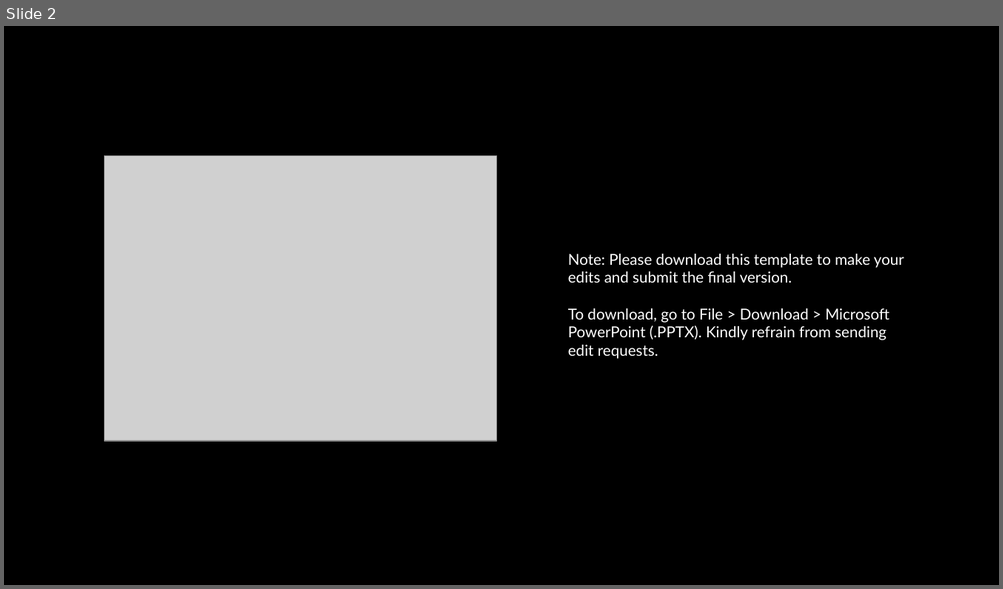
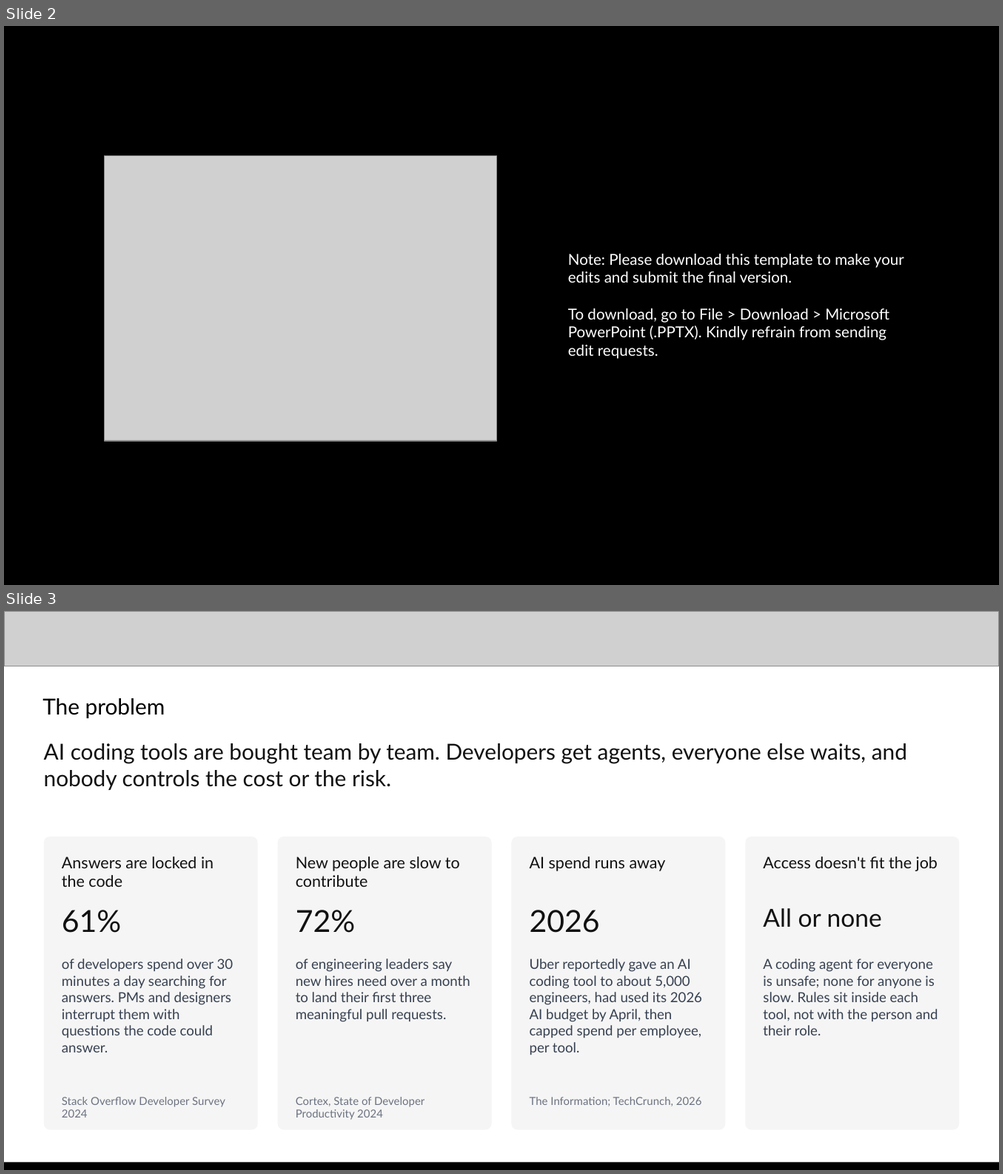
Before and after one commit to praveensaharan/RoleSpace, a slide deck: docs/deck/RoleSpace-AI-Builder-Cup-submission.pptx. Shown one above the other, each under a label of ours: slide 2 before the commit, slides 2 and 3 after it. The pictures are 1003x589 and 1003x1174 pixels, drawn with LibreOffice and Linux fonts; fonts in the diff are those of the drawing; grey boxes stand for pictures. Boxes give left, top, right and bottom in pixels: in the first picture for what was removed or moved away, otherwise in the second. Text is boxed around its words. In the diff, an @@ line names an element or a change of style, - is before the commit and + after.

Commit message:
[modify] pull requests opened and add privacy and terms pages

```diff
--- a/docs/deck/RoleSpace-AI-Builder-Cup-submission.pptx
+++ b/docs/deck/RoleSpace-AI-Builder-Cup-submission.pptx
@@ slide 3 added at box(4, 611, 999, 1170), background #FFFFFF @@
@@ picture added at box(4, 611, 999, 666) @@
@@ text added at box(42, 698, 165, 718), 16 pt, text #000000 @@
+The problem
@@ text added at box(44, 743, 907, 790), 16 pt, text #111111 @@
+AI coding tools are bought team by team. Developers get agents, everyone else waits, and nobody controls the cost or the risk.
@@ rounded rectangle added at box(44, 837, 258, 1130), fill #F5F5F5 @@
@@ rounded rectangle added at box(278, 837, 492, 1130), fill #F5F5F5 @@
@@ rounded rectangle added at box(511, 837, 725, 1130), fill #F5F5F5 @@
@@ rounded rectangle added at box(745, 837, 959, 1130), fill #F5F5F5 @@
@@ text added at box(62, 857, 213, 887), 11.5 pt, text #111111 @@
+Answers are locked in the code
@@ text added at box(296, 857, 460, 887), 11.5 pt, text #111111 @@
+New people are slow to contribute
@@ text added at box(529, 857, 666, 871), 11.5 pt, text #111111 @@
+AI spend runs away
@@ text added at box(762, 857, 937, 871), 11.5 pt, text #111111 @@
+Access doesn't fit the job
@@ text added at box(62, 910, 121, 933), 22 pt, text #111111 @@
+61%
@@ text added at box(296, 910, 355, 933), 22 pt, text #111111 @@
+72%
@@ text added at box(529, 910, 600, 933), 22 pt, text #111111 @@
+2026
@@ text added at box(762, 908, 882, 928), 18 pt, text #111111 @@
+All or none
@@ text added at box(62, 959, 233, 1053), 10 pt, text #374151 @@
+of developers spend over 30 minutes a day searching for answers. PMs and designers interrupt them with questions the code could answer.
@@ text added at box(296, 959, 470, 1022), 10 pt, text #374151 @@
+of engineering leaders say new hires need over a month to land their first three meaningful pull requests.
@@ text added at box(529, 959, 702, 1055), 10 pt, text #374151 @@
+Uber reportedly gave an AI coding tool to about 5,000 engineers, had used its 2026 AI budget by April, then capped spend per employee, per tool.
@@ text added at box(762, 959, 938, 1036), 10 pt, text #374151 @@
+A coding agent for everyone is unsafe; none for anyone is slow. Rules sit inside each tool, not with the person and their role.
@@ text added at box(62, 1097, 225, 1118), 8 pt, text #6B7280 @@
+Stack Overflow Developer Survey 2024
@@ text added at box(296, 1097, 424, 1120), 8 pt, text #6B7280 @@
+Cortex, State of Developer Productivity 2024
@@ text added at box(529, 1097, 702, 1107), 8 pt, text #6B7280 @@
+The Information; TechCrunch, 2026
@@ rectangle added at box(4, 1163, 999, 1170), fill #000000 @@
```
Also in this commit, not shown: 7 slides changed, 7 slides removed, 16 other files.
